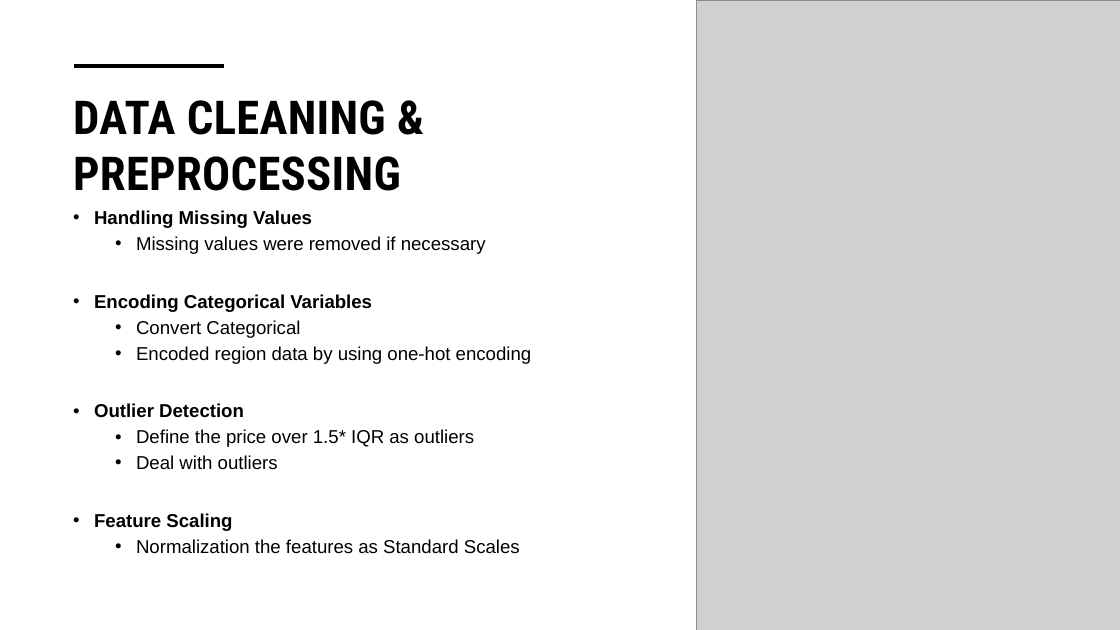
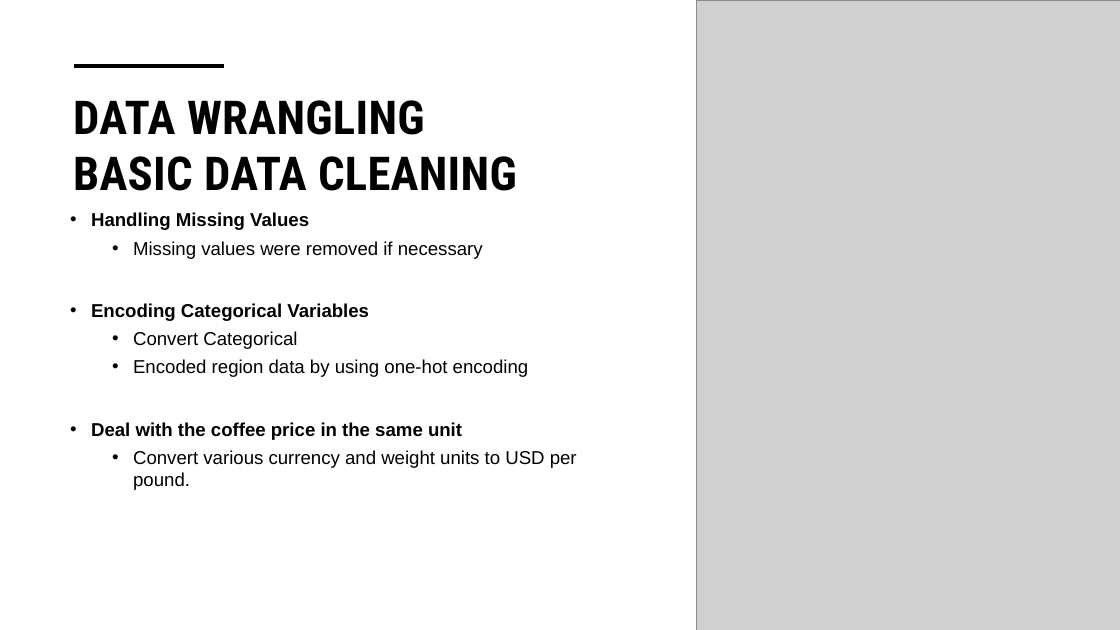
Before and after one commit to wenshanliu653/Springboard_Capstone, a slide deck: slide 5 of Report/Presentation1.pptx. Drawn at 1120x630 pixels with LibreOffice and Linux fonts; fonts in the diff are those of the drawing; grey boxes stand for pictures. Boxes give left, top, right and bottom in pixels: in the first picture for what was removed or moved away, otherwise in the second. Text is boxed around its words. In the diff, an @@ line names an element or a change of style, - is before the commit and + after.

```diff
--- a/Report/Presentation1.pptx
+++ b/Report/Presentation1.pptx
@@ title at (73,100,517,191): text changed @@
-DATA CLEANING & PREPROCESSING
+DATA WRANGLING
+BASIC DATA CLEANING
@@ text at (91,212,529,377): line spacing 0.9 to 1 @@
@@ text at (91,422,577,490): text changed @@
-• Outlier Detection
-  • Define the price over 1.5* IQR as outliers
-  • Deal with outliers
-• Feature Scaling
-  • Normalization the features as Standard Scales
+  • Deal with the coffee price in the same unit
+  • Convert various currency and weight units to USD per pound.
```
Also in this commit, not shown: 5 other slides changed, 1 slide added, 4 other files.
